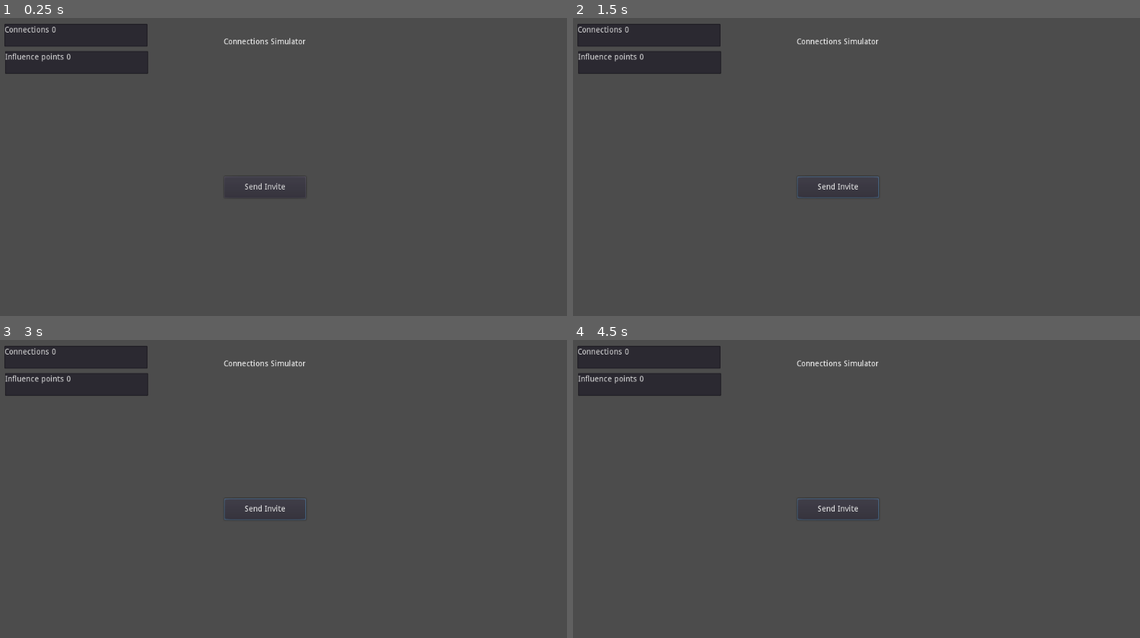
Above: before the commit, frames 1-4 (two rows, left to right).
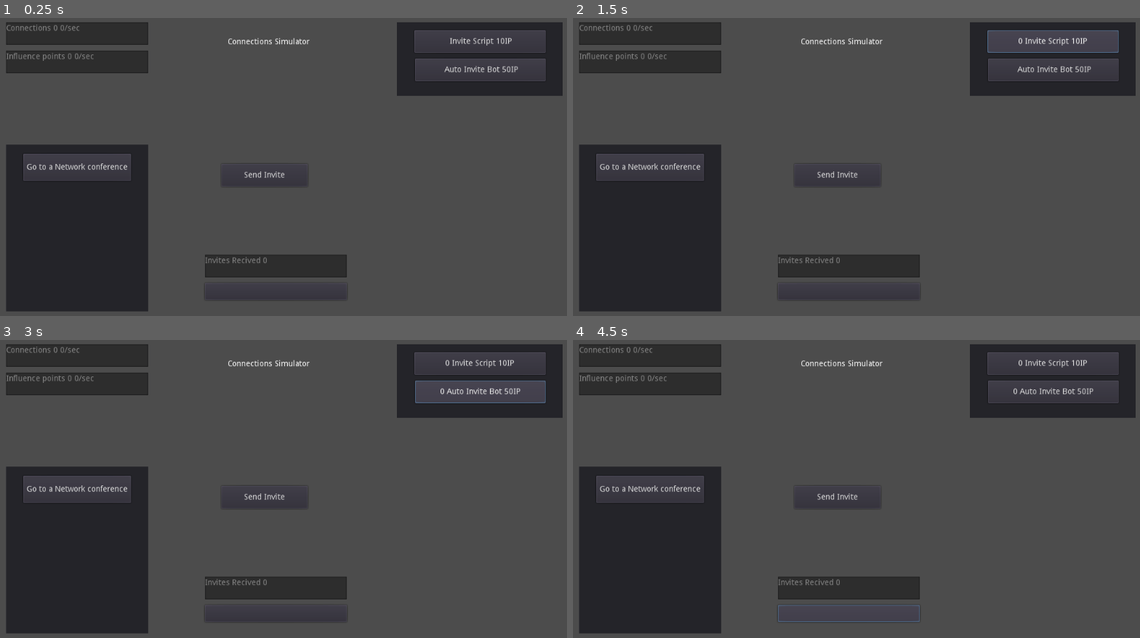
Above: after the commit, the same moments.

Repository: SamuelDeboni/ConnectIn
Game: Godot game, scene res://Main.tscn
Two runs of this game, one before a commit and one after it. Both use one fixed random seed, a clock stepped at 60 frames per second and the inputs below.
Inputs (mouse positions are in pixels of both pictures, inside the frame that each line leads up to):
- Up to frame 1 (0.25 s): no input
- Up to frame 2 (1.5 s): click "Send Invite" at 0.5 s; click (1054, 41) at 1.25 s, where only the run after the commit has a clickable "Invite Script 10IP"
- Up to frame 3 (3 s): click (481, 363) at 2 s, where only the run after the commit has a clickable "0 Invite Script 10IP"; click (481, 390) at 2.75 s, where only the run after the commit has a clickable "Auto Invite Bot 50IP"
- Up to frame 4 (4.5 s): click (1054, 390) at 3.5 s, where only the run after the commit has a clickable "0 Auto Invite Bot 50IP"; click (850, 614) at 4.27 s

The runs differ from the first frame. In frame 1, 19% of the frame differs, in the area x 0-100%, y 1-99%; in frame 2, 20%; in frame 3, 20%; in frame 4, 20%.

Commit message:
Added a lot of stuff

Diff:
--- a/Main.gd
+++ b/Main.gd
@@ -1,20 +1,51 @@
 extends Node2D
 
-var connections = 0
+# Resources ---------------
+var connections = 0.0
 var influence_points = 0.0
-var influence_mult = 0.1
+
+
+var invite_multi = 1
+var invite_bot_multi = 0
+
+var invites = 0.0
+
+# Prices --------------------
+var invite_script_price = 10
+var invite_bot_price = 50
 
 func _ready():
-	pass
+	$Control/Store/InviteScript.text = " Invite Script " + str(invite_script_price) + "IP"
+	$Control/Store/InviteBot.text = " Auto Invite Bot " + str(invite_bot_price) + "IP"
+
+
 
 
 func _process(delta):
-	influence_points += delta*connections*influence_mult
+	influence_points += delta*connections*0.1
+	connections += invite_bot_multi * delta * 0.1
+	invites += connections * delta * 0.01
 
-	$Control/ConnectionsT.text = "Connections " + str(connections)
-	$Control/InfluenceT.text = "Influence points " + str(influence_points)
-
+	$Control/ConnectionsT.text = "Connections " + str(int(connections)) + " " + str(int(invite_bot_multi) * 0.1) + "/sec"
+	$Control/InfluenceT.text = "Influence points " + str(int(influence_points)) + " " + str(int(connections)*0.1) + "/sec"
+	$Control/Invites.text = "Invites Recived " + str(int(invites))
 
 func _on_SendInvite_button_down():
 	if rand_range(0,10) > 9:
-		connections += 1
+		connections += 1 * invite_multi
+
+
+func _on_InviteScript_button_down():
+	if influence_points >= invite_script_price:
+		influence_points -= invite_script_price
+		invite_multi += 1
+		invite_script_price += 2
+	$Control/Store/InviteScript.text = str(invite_multi-1) + " Invite Script " + str(invite_script_price) + "IP"
+
+
+func _on_InviteBot_button_down():
+	if influence_points >= invite_bot_price:
+		influence_points -= invite_bot_price
+		invite_bot_multi += 1
+		invite_bot_price += 5
+	$Control/Store/InviteBot.text = str(invite_bot_multi) + " Auto Invite Bot " + str(invite_bot_price) + "IP"
--- a/Main.tscn
+++ b/Main.tscn
@@ -6,33 +6,84 @@
 script = ExtResource( 1 )
 
 [node name="Control" type="Control" parent="."]
-margin_right = 1024.0
+margin_left = -4.2959
+margin_right = 1019.7
 margin_bottom = 599.0
 
 [node name="RichTextLabel" type="RichTextLabel" parent="Control"]
-margin_left = 412.597
-margin_top = 37.8749
-margin_right = 557.597
-margin_bottom = 77.8749
+margin_left = 424.0
+margin_top = 38.0
+margin_right = 574.0
+margin_bottom = 80.0
 text = "Connections Simulator"
 
 [node name="SendInvite" type="Button" parent="Control"]
-margin_left = 414.3
-margin_top = 282.044
-margin_right = 558.3
-margin_bottom = 320.044
+margin_left = 413.0
+margin_top = 260.0
+margin_right = 565.0
+margin_bottom = 300.0
 text = "Send Invite"
 
+[node name="AcceptInvite" type="Button" parent="Control"]
+margin_left = 384.0
+margin_top = 470.0
+margin_right = 634.0
+margin_bottom = 500.0
+
 [node name="ConnectionsT" type="TextEdit" parent="Control"]
-margin_left = 27.0
-margin_top = 13.0
-margin_right = 279.0
-margin_bottom = 53.0
+margin_left = 34.0
+margin_top = 10.0
+margin_right = 284.0
+margin_bottom = 50.0
+readonly = true
 
 [node name="InfluenceT" type="TextEdit" parent="Control"]
-margin_left = 28.0
-margin_top = 61.0
-margin_right = 280.0
-margin_bottom = 101.0
+margin_left = 34.0
+margin_top = 60.0
+margin_right = 284.0
+margin_bottom = 100.0
+readonly = true
+
+[node name="Invites" type="TextEdit" parent="Control"]
+margin_left = 384.296
+margin_top = 420.0
+margin_right = 634.296
+margin_bottom = 460.0
+readonly = true
+
+[node name="Store" type="Panel" parent="Control"]
+margin_left = 722.0
+margin_top = 10.0
+margin_right = 1014.0
+margin_bottom = 140.0
+
+[node name="InviteScript" type="Button" parent="Control/Store"]
+margin_left = 31.0
+margin_top = 14.0
+margin_right = 262.0
+margin_bottom = 54.0
+text = "Invite Script"
+
+[node name="InviteBot" type="Button" parent="Control/Store"]
+margin_left = 32.0
+margin_top = 64.0
+margin_right = 262.0
+margin_bottom = 104.0
+text = "Auto Invite Bot"
+
+[node name="Actions" type="Panel" parent="Control"]
+margin_left = 34.0
+margin_top = 226.0
+margin_right = 284.0
+margin_bottom = 520.0
+
+[node name="Button" type="Button" parent="Control/Actions"]
+margin_left = 30.2959
+margin_top = 16.0
+margin_right = 220.296
+margin_bottom = 64.0
+text = "Go to a Network conference"
 
 [connection signal="button_down" from="Control/SendInvite" to="." method="_on_SendInvite_button_down"]
+[connection signal="button_down" from="Control/Store/InviteScript" to="." method="_on_InviteScript_button_down"]
+[connection signal="button_down" from="Control/Store/InviteBot" to="." method="_on_InviteBot_button_down"]
